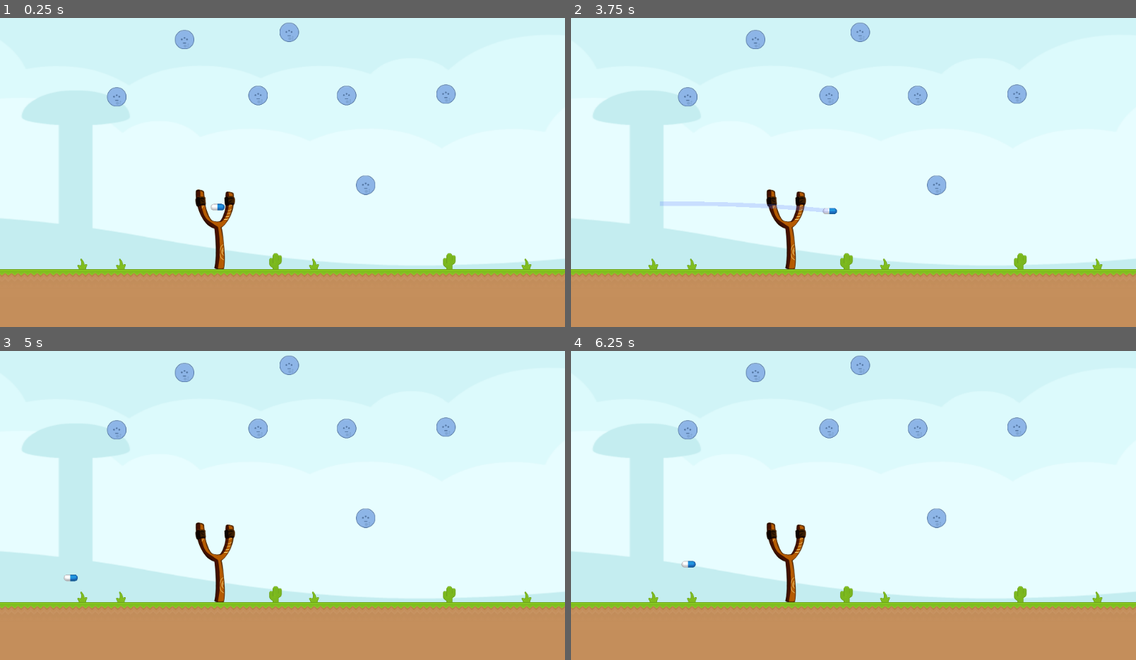
Above: before the commit, frames 1-4 (two rows, left to right).
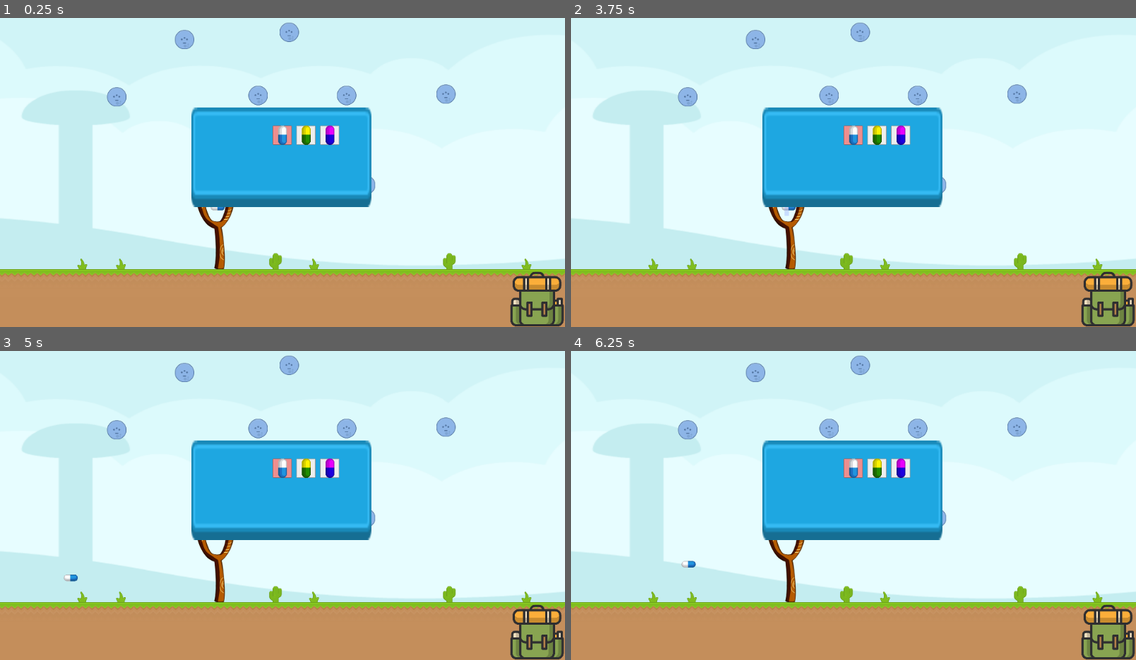
Above: after the commit, the same moments.

Repository: kleimaj/slingshot
Game: Godot game, scene res://Scenes/Level.tscn
Same seed, same stepped clock (60 frames per second), same inputs: the game is played once before the commit and once after it.
Inputs (mouse positions are in pixels of both pictures, inside the frame that each line leads up to):
- Up to frame 1 (0.25 s): no input
- Up to frame 2 (3.75 s): click (1107, 299) at 0.52 s; click (1107, 299) at 1.27 s; click (1107, 299) at 2.02 s; tap Enter at 2.75 s; move the mouse to (977, 144) at 2.77 s; click (977, 144) at 2.92 s; tap Space at 3.5 s; drag from (740, 178) to (1017, 95) at 3.52 s
- Up to frame 3 (5 s): move the mouse to (339, 422) at 4.27 s; click (339, 422) at 4.42 s
- Up to frame 4 (6.25 s): drag from (825, 561) to (1017, 428) at 5.02 s; move the mouse to (1023, 545) at 5.77 s; click (1023, 545) at 5.92 s

The runs differ from the first frame. In frame 1, 12% of the frame differs, in the area x 33-100%, y 28-100%; in frame 2, 12%, in the area x 15-100%, y 28-100%; in frame 3, 12%; in frame 4, 12%.

Commit message:
initializes UI control node and UI.gd

Diff:
--- a/Scenes/Level.tscn
+++ b/Scenes/Level.tscn
@@ -1,11 +1,14 @@
-[gd_scene load_steps=9 format=2]
+[gd_scene load_steps=12 format=2]
 
 [ext_resource path="res://GFX/kenney_physicsAssets_v2/Spritesheet/spritesheet_tiles.png" type="Texture" id=1]
+[ext_resource path="res://UI/Inventory.tscn" type="PackedScene" id=2]
 [ext_resource path="res://GFX/terrain2.png" type="Texture" id=3]
 [ext_resource path="res://GFX/terrain-cover.png" type="Texture" id=4]
 [ext_resource path="res://Objects/Enemy.tscn" type="PackedScene" id=5]
 [ext_resource path="res://Objects/Slingshot.tscn" type="PackedScene" id=6]
+[ext_resource path="res://GFX/backpack.png" type="Texture" id=7]
 [ext_resource path="res://GFX/kenney_physicsAssets_v2/PNG/Backgrounds/blue_shroom.png" type="Texture" id=8]
+[ext_resource path="res://UI/UI.gd" type="Script" id=9]
 
 [sub_resource type="ConvexPolygonShape2D" id=1]
 points = PoolVector2Array( 0, 0, 70, 0, 70, 70, 0, 70 )
@@ -180,3 +183,28 @@
 __meta__ = {
 "_edit_use_anchors_": false
 }
+
+[node name="UI" type="Control" parent="."]
+margin_right = 40.0
+margin_bottom = 40.0
+script = ExtResource( 9 )
+__meta__ = {
+"_edit_use_anchors_": false
+}
+
+[node name="CanvasLayer" type="CanvasLayer" parent="UI"]
+
+[node name="Inventory" parent="UI/CanvasLayer" instance=ExtResource( 2 )]
+
+[node name="TextureButton" type="TextureButton" parent="UI/CanvasLayer"]
+anchor_left = 1.0
+anchor_top = 1.0
+anchor_right = 1.0
+anchor_bottom = 1.0
+margin_left = -101.0
+margin_top = -101.0
+texture_normal = ExtResource( 7 )
+expand = true
+__meta__ = {
+"_edit_use_anchors_": false
+}
--- /dev/null
+++ b/UI/UI.gd
@@ -0,0 +1,3 @@
+extends Control
+
+var inventoryIsOpen = false
